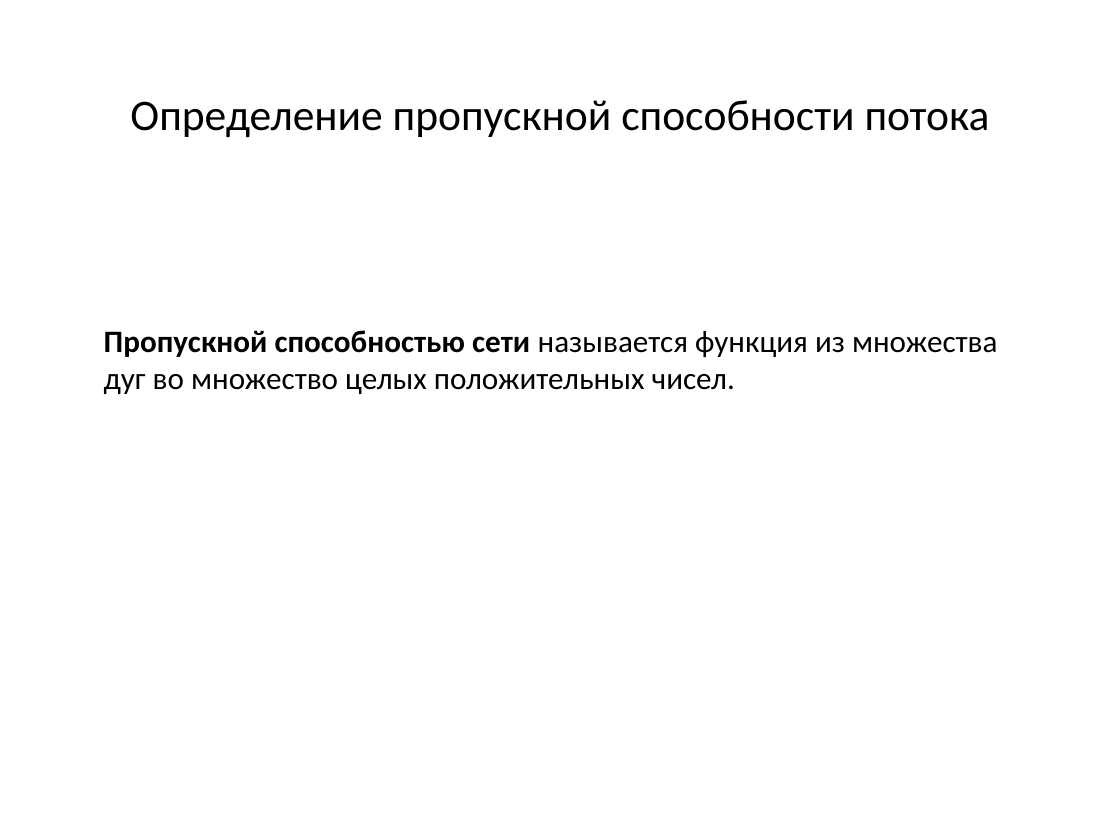
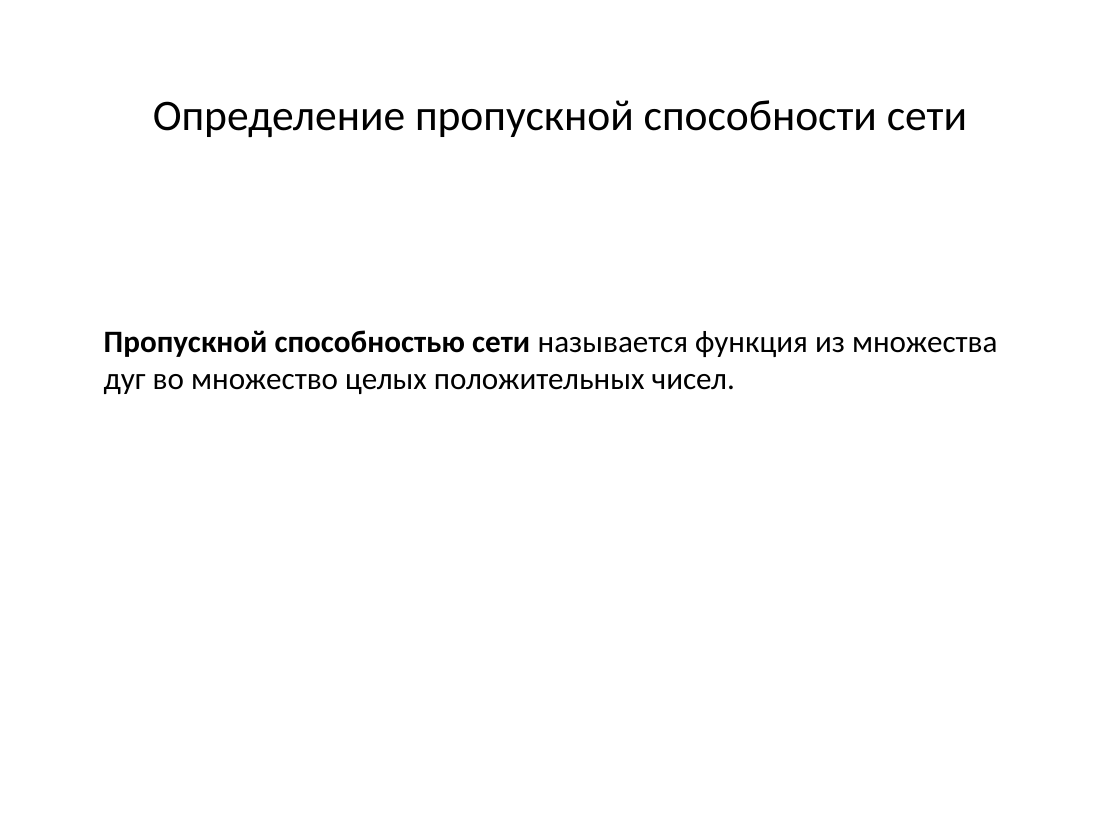
Before and after one commit to SteinbergOB/ANG, a slide deck: slide 54 of Презентации/Лекция 4.pptx. Drawn at 1120x840 pixels with LibreOffice and Linux fonts; fonts in the diff are those of the drawing. Boxes give left, top, right and bottom in pixels: in the first picture for what was removed or moved away, otherwise in the second. Text is boxed around its words. In the diff, an @@ line names an element or a change of style, - is before the commit and + after.

```diff
--- a/Презентации/Лекция 4.pptx
+++ b/Презентации/Лекция 4.pptx
@@ text at <box>153,100,967,137</box>: text changed @@
-Определение пропускной способности потока
+Определение пропускной способности сети
```
Also in this commit, not shown: 4 other slides changed, 14 slides added, 2 other files.
